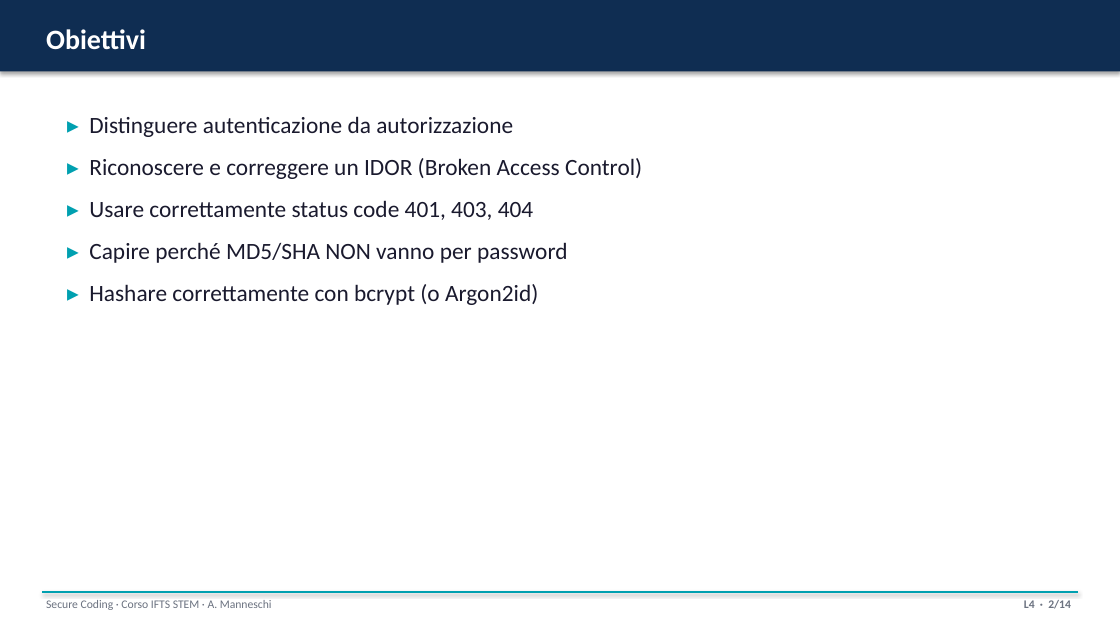
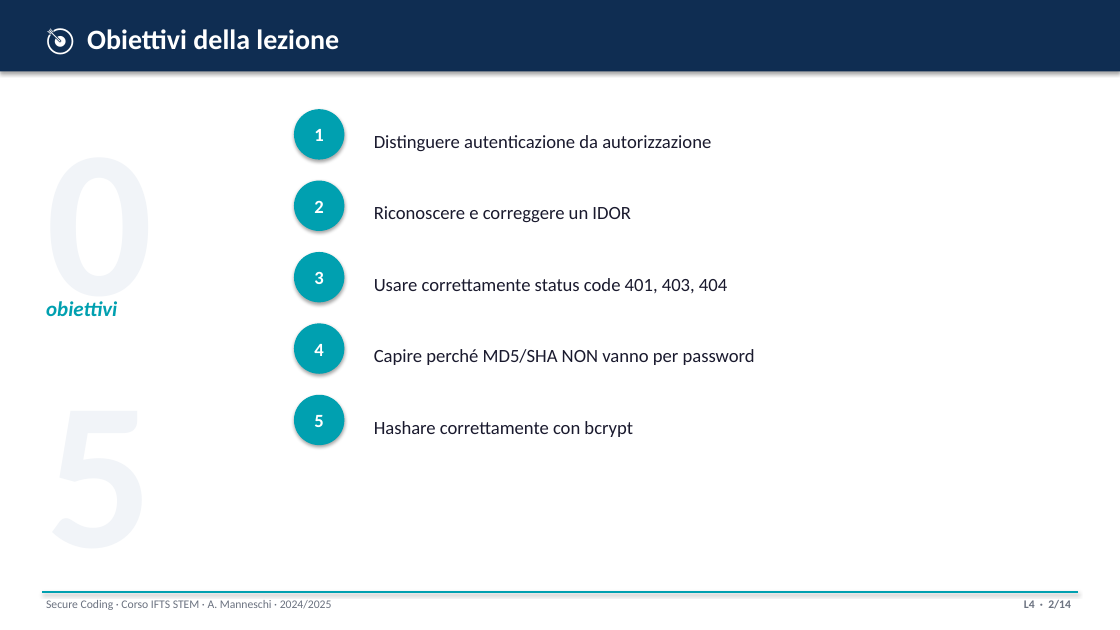
Before and after one commit to ss4i/corso-stem-ifts-secure-coding, a slide deck: slide 2 of slide/L4_idor_password.pptx. Drawn at 1120x630 pixels with LibreOffice and Linux fonts; fonts in the diff are those of the drawing. Boxes give left, top, right and bottom in pixels: in the first picture for what was removed or moved away, otherwise in the second. Text is boxed around its words. In the diff, an @@ line names an element or a change of style, - is before the commit and + after.

```diff
--- a/slide/L4_idor_password.pptx
+++ b/slide/L4_idor_password.pptx
@@ text added at <box>87,29,339,50</box>, 24 pt, text #FFFFFF, bold @@
+🎯 Obiettivi della lezione
@@ text added at <box>42,84,252,294</box>, 180 pt, text #F1F4F8, bold @@
+05
@@ text removed at <box>89,116,642,305</box> @@
-▸ Distinguere autenticazione da autorizzazione
-▸ Riconoscere e correggere un IDOR (Broken Access Control)
-▸ Usare correttamente status code 401, 403, 404
-▸ Capire perché MD5/SHA NON vanno per password
-▸ Hashare correttamente con bcrypt (o Argon2id)
@@ ellipse added at <box>294,109,344,160</box>, fill #00A0B0 @@
@@ text added at <box>314,129,323,141</box>, 16 pt, text #FFFFFF, bold @@
+1
@@ text added at <box>374,135,711,151</box>, 16 pt, text #1A1A2E @@
+Distinguere autenticazione da autorizzazione
@@ ellipse added at <box>294,181,344,231</box>, fill #00A0B0 @@
@@ text added at <box>314,201,323,213</box>, 16 pt, text #FFFFFF, bold @@
+2
@@ text added at <box>374,206,631,222</box>, 16 pt, text #1A1A2E @@
+Riconoscere e correggere un IDOR
@@ ellipse added at <box>294,252,344,302</box>, fill #00A0B0 @@
@@ text "obiettivi" at <box>46,301,117,316</box>: vertical alignment middle to top @@
@@ text added at <box>314,271,323,284</box>, 16 pt, text #FFFFFF, bold @@
+3
@@ text added at <box>374,278,727,293</box>, 16 pt, text #1A1A2E @@
+Usare correttamente status code 401, 403, 404
@@ text at <box>46,301,117,316</box>: text changed; size 24 to 18 pt; text colour #FFFFFF to #00A0B0; italic on @@
-Obiettivi
+obiettivi
@@ ellipse added at <box>294,323,344,374</box>, fill #00A0B0 @@
@@ text added at <box>314,344,323,356</box>, 16 pt, text #FFFFFF, bold @@
+4
@@ text added at <box>374,349,755,365</box>, 16 pt, text #1A1A2E @@
+Capire perché MD5/SHA NON vanno per password
@@ ellipse added at <box>294,395,344,445</box>, fill #00A0B0 @@
@@ text added at <box>314,415,323,427</box>, 16 pt, text #FFFFFF, bold @@
+5
@@ text added at <box>374,421,633,437</box>, 16 pt, text #1A1A2E @@
+Hashare correttamente con bcrypt
@@ text at <box>46,600,332,610</box>: text changed @@
-Secure Coding · Corso IFTS STEM · A. Manneschi
+Secure Coding · Corso IFTS STEM · A. Manneschi · 2024/2025
```
Also in this commit, not shown: 10 other slides changed, 3 slides added, 3 slides removed, 26 other files.
